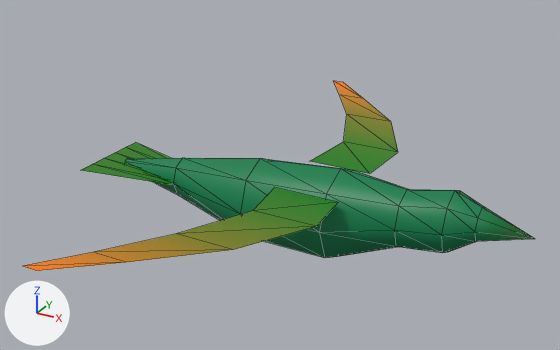
The glTF model server/assets/geometry/scatter/bird_a.glb as it was, and as the next commit left it.
The view is the same before and after, from a 50 mm camera at (0.911, -1.691, 0.919) aimed at (-0.024, 0.009, 0.069). Every picture has the same lights, and +X, +Y and +Z are marked at lower left. The picture after the commit comes second. Mesh edges are drawn as thin lines.

The first picture shows 'bird_a'.
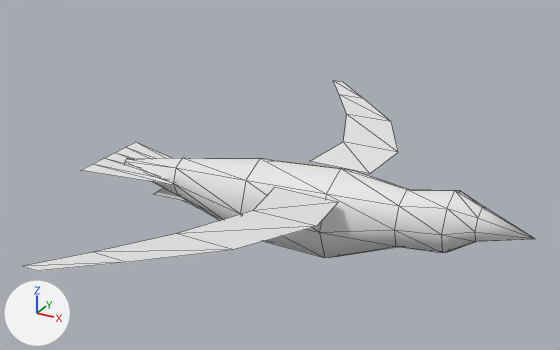
Boxes (x1, y1, x2, y2) around the edits, measured in the pictures (560 x 350 px):
part 1 of me_bird_a, added: after (154, 189, 204, 211)
part 2 of me_bird_a, recoloured (green to white): (23, 81, 535, 271) in both
part 3 of me_bird_a, recoloured (green to white): (23, 81, 535, 271) in both

Diff of the bpy script that builds the scene:
```diff
--- a/server/assets/geometry/scatter/bird_a.glb.py
+++ b/server/assets/geometry/scatter/bird_a.glb.py
@@ mat_bird_mat @@
+mat_bird_mat = bpy.data.materials.new('bird_mat')
+# nodes: BsdfPrincipled, Mix, OutputMaterial, VertexColor
+# colours: white #e7e7e7, mixed with the vertex colours
@@ me_bird_a @@
 # used by ob_bird_a; location = (0.0, 0.0, 0.0)
 # verts and faces of me_bird_a; kept vertices keep their numbers, new ones are numbered from 89
-me_bird_a.from_pydata(...)  # 89 vertices, 130 faces; spans x -0.62..0.66, y -0.74..0.74, z -0.13..0.135
+me_bird_a.from_pydata(...)  # 101 vertices, 138 faces; spans x -0.62..0.66, y -0.74..0.74, z -0.13..0.135
+# me_bird_a part 1
+verts[89] = (-0.282, 0.05, -0.05)
+verts[90] = (-0.318, 0.05, -0.05)
+verts[91] = (-0.282, -0.05, -0.05)  # pixel (191, 202)
+verts[92] = (-0.318, -0.05, -0.05)  # pixel (181, 200)
+for new, old in zip([*range(93, 97)], [*range(89, 93)]): verts[new] = verts[old] + (0.24, 0.0, -0.05)
+verts[97] = (-0.4, 0.027, -0.04)
+verts[98] = (-0.4, 0.072, -0.04)
+verts[99] = (-0.4, -0.072, -0.04)  # pixel (153, 194)
+verts[100] = (-0.4, -0.027, -0.04)  # pixel (162, 188)
+faces += [(89, 94, 93), (89, 90, 94), (89, 97, 90), (89, 98, 97), (91, 96, 95), (91, 92, 96)]
+faces += [(91, 99, 92), (91, 100, 99)]
+# me_bird_a part 2: 130 kept faces spanning x -0.62..0.66, y -0.74..0.74, z -0.13..0.135 get new vertex colours; the middle colour goes from green #00804d to white #ffffff
+# me_bird_a part 3: 130 faces spanning x -0.62..0.66, y -0.74..0.74, z -0.13..0.135 switch from mat_defaultmaterial to mat_bird_mat
```
